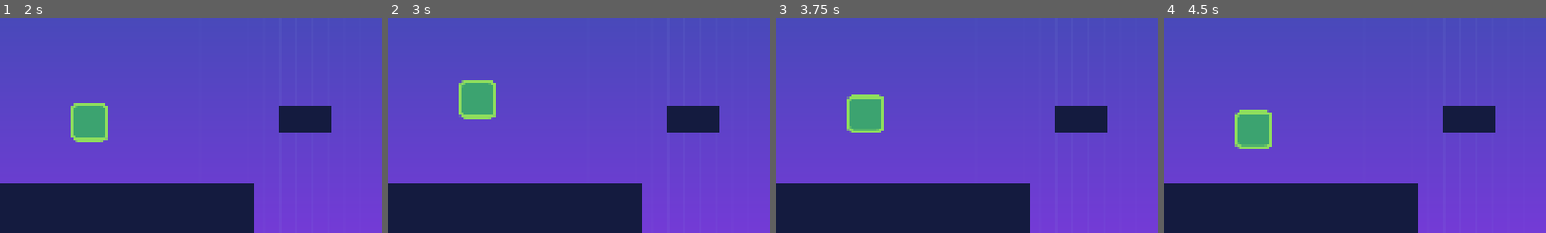
Above: before the commit, frames 1-4 (left to right).
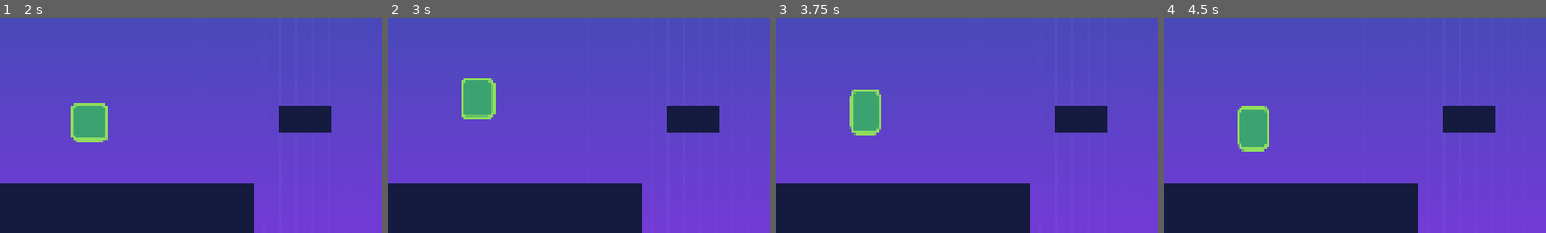
Above: after the commit, the same moments.

Repository: noor-shalaby/solid-ground
Game: Godot game, scene res://scenes/ui/main_menu.tscn
Two runs of this game, one before a commit and one after it. Both use one fixed random seed, a clock stepped at 60 frames per second and the inputs below. Sound files missing from this copy of the repository are replaced by a short silence.
Inputs (mouse positions are % of the whole screen's width and height, from its top left):
- Up to frame 1 (2 s): click "Play" at 0.5 s; tap Enter (ui_accept) at 1.25 s; move the mouse to (55, 50) at 1.27 s; hold Up (ui_up) from 1.28 s (still down); hold W (jump) from 1.28 s (still down)
- Up to frame 2 (3 s): keep holding Up (ui_up); move the mouse to (45, 50) at 2.02 s; release W (jump) at 2.03 s; tap W (jump) at 2.1, 2.27, 2.57 s; move the mouse to (52, 48) at 2.77 s; hold W (jump) from 2.78 s (still down)
- Up to frame 3 (3.75 s): keep holding Up (ui_up); move the mouse to (49, 52) at 3.52 s; release W (jump) at 3.53 s; tap W (jump) at 3.6 s
- Up to frame 4 (4.5 s): keep holding Up (ui_up); tap W (jump) at 3.77, 4.07 s; move the mouse to (57, 51) at 4.27 s; hold W (jump) from 4.28 s (still down)
The pictures show only the part of the screen within x 0-50%, y 39-89%; the shares and areas given below are measured in that part.

Frame 1 is identical in both runs. In frame 2, 0.5% of the frame differs, in the area x 18-29%, y 28-48%; in frame 3, 0.9%, in the area x 18-29%, y 33-55%; in frame 4, 0.8%.

Commit message:
Add: squash and stretch animations for the player

Diff:
--- a/scenes/game.tscn
+++ b/scenes/game.tscn
@@ -57,9 +57,8 @@
 [node name="PauseMenu" parent="." instance=ExtResource("8_gee14")]
 visible = false
 
-[node name="CamCtrl" parent="." node_paths=PackedStringArray("host") instance=ExtResource("9_0tnpc")]
+[node name="CamCtrl" parent="." instance=ExtResource("9_0tnpc")]
 position = Vector2(960, 544)
-host = NodePath("../Player")
 
 [node name="SpikeTraps" type="Node2D" parent="."]
 
--- a/scripts/player.gd
+++ b/scripts/player.gd
@@ -8,6 +8,7 @@
 const JUMP: float = -1500.0
 const JUMP_CUT_MULTIPLYER: float = 0.5
 const COYOTE_TIME: float = 0.15
+const ELASTICITY: float = 0.2
 
 const DEATH_MAX_IMPULSE: float = 2000.0
 var death_bounce_impulse: Vector2 = Vector2(randf_range(-DEATH_MAX_IMPULSE, DEATH_MAX_IMPULSE), -DEATH_MAX_IMPULSE)
@@ -15,11 +16,15 @@
 const DEAD_BODY_SCENE: PackedScene = preload(Constants.FILE_UIDS.player_dead_body_scene)
 
 @onready var parent: Node2D = get_parent()
+@onready var sprite: Sprite2D = $Sprite2D
+@onready var sprite_default_pos_y: float = sprite.position.y
 @onready var hazard_detector: Area2D = $HazardDetector
 @onready var jump_sound: AudioStreamPlayer2D = $JumpSound
 @onready var jump_sound_default_vol: float = jump_sound.volume_linear
 
 var cam_ctrl: Node2D
+var was_on_floor: bool = true
+var game_just_started: bool = true
 
 
 func _ready() -> void:
@@ -35,7 +40,9 @@
 		coyote_timer -= delta
 
 	if Input.is_action_pressed("jump") and coyote_timer > 0:
+		game_just_started = false
 		velocity.y = JUMP
+		stretch()
 		if Settings.audio:
 			jump_sound.volume_linear = jump_sound_default_vol * Settings.audio_val
 			jump_sound.play()
@@ -44,11 +51,30 @@
 
 	var dir: float = Input.get_axis("left", "right")
 	if dir:
+		game_just_started = false
 		velocity.x = move_toward(velocity.x, SPEED * dir, ACCEL * delta)
 	else:
 		velocity.x = move_toward(velocity.x, 0, DECEL * delta)
 
+	was_on_floor = is_on_floor()
 	move_and_slide()
+	if is_on_floor() and not was_on_floor and not game_just_started:
+		squash()
+
+
+func squash_n_stretch(x: float, y: float) -> void:
+	var tween_scale: Tween = create_tween().set_trans(Tween.TRANS_QUAD).set_ease(Tween.EASE_OUT)
+	var tween_pos: Tween = create_tween().set_trans(Tween.TRANS_QUAD).set_ease(Tween.EASE_OUT)
+	tween_scale.tween_property(sprite, "scale", Vector2(x, y), 0.1)
+	tween_pos.tween_property(sprite, "position:y", sprite.position.y + (1.0 - y) * 40.0, 0.1)
+	tween_scale.tween_property(sprite, "scale", Vector2(1.0, 1.0), 0.1)
+	tween_pos.tween_property(sprite, "position:y", sprite_default_pos_y, 0.1)
+
+func squash() -> void:
+	squash_n_stretch(1.0 + ELASTICITY, 1.0 - ELASTICITY)
+
+func stretch() -> void:
+	squash_n_stretch(1.0 - ELASTICITY, 1.0 + ELASTICITY)
 
 
 func die() -> void:
